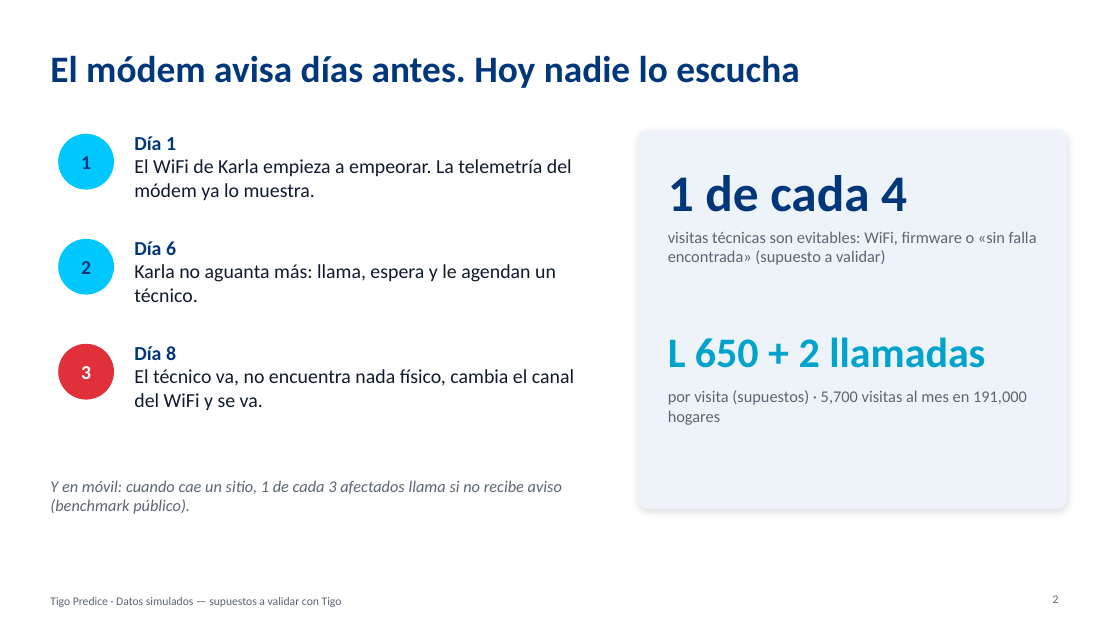
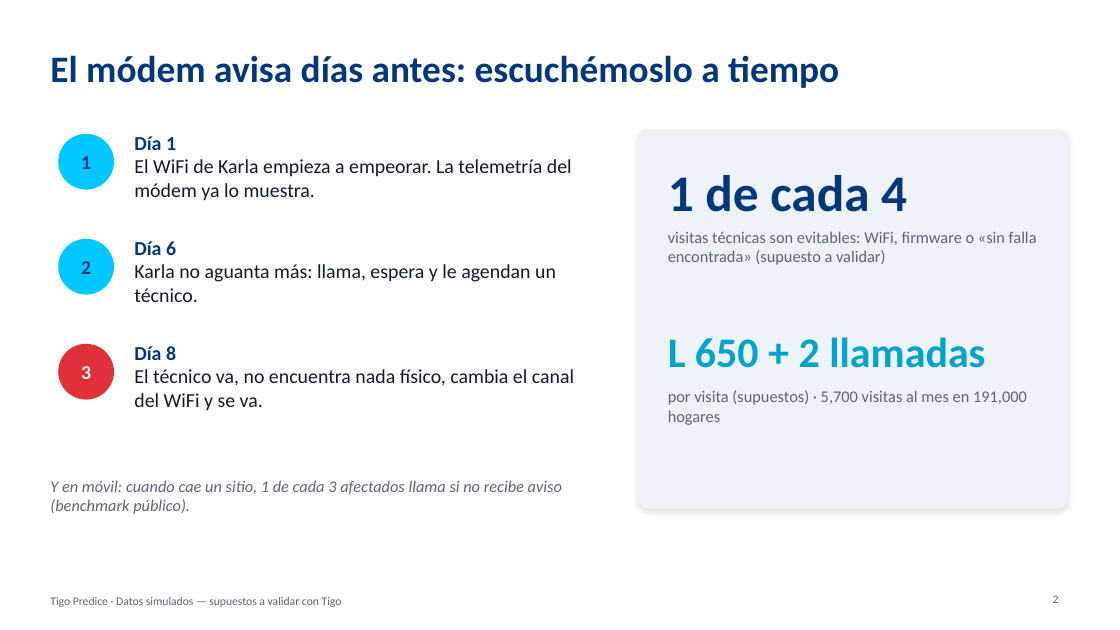
Before and after one commit to userf8a2c4/Tigo_Predice, a slide deck: slide 2 of 4_Preparacion_del_pitch/Presentacion_extendida_respaldo.pptx. Drawn at 1120x630 pixels with LibreOffice and Linux fonts; fonts in the diff are those of the drawing. Boxes give left, top, right and bottom in pixels: in the first picture for what was removed or moved away, otherwise in the second. Text is boxed around its words. In the diff, an @@ line names an element or a change of style, - is before the commit and + after.

```diff
--- a/4_Preparacion_del_pitch/Presentacion_extendida_respaldo.pptx
+++ b/4_Preparacion_del_pitch/Presentacion_extendida_respaldo.pptx
@@ title at [50,55,839,88]: text changed @@
-El módem avisa días antes. Hoy nadie lo escucha
+El módem avisa días antes: escuchémoslo a tiempo
```
Also in this commit, not shown: 34 other files.
